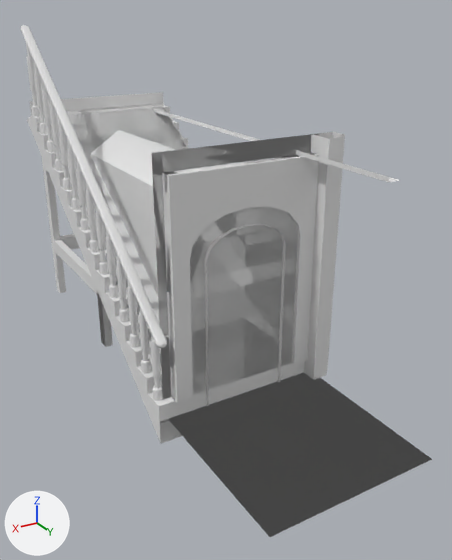
The Blender file Interiors/RevenueHouse/Attic/Interior_RevenueHouse_Attic.blend as it was, and as the next commit left it.
Both versions are drawn from a 50 mm lens placed at (4.44, 5.33, 4.18), pointed at (0.75, -0.81, 1.11). The lights are fixed; the arrows at lower left show +X, +Y and +Z. The older version comes first.

Names of what the first picture shows: 'Interior_RevenueHouse_Attic_CeilingAngleType1', 'Interior_RevenueHouse_Attic_CeilingAngleType4', 'Interior_RevenueHouse_Attic_CeilingAngleWindow', 'Interior_RevenueHouse_Attic_CeilingFlat', 'Interior_RevenueHouse_Attic_Floor', 'Interior_RevenueHouse_Attic_Stairs', 'Interior_RevenueHouse_Attic_WallCorner', 'Interior_RevenueHouse_Attic_WallDoor', 'Interior_RevenueHouse_Attic_WallType1', 'Interior_RevenueHouse_Attic_WallType1Half', 'Interior_RevenueHouse_Attic_WallType2', 'Interior_RevenueHouse_Attic_WallType3' and 2 more.
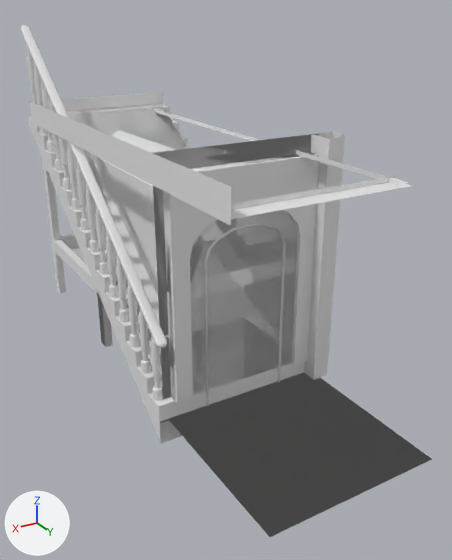
Commit message: Fxied attic stairs

Where the change shows, as pixel boxes [x1, y1, x2, y2] in the pictures (452 x 560 px):
```json
{"object": "Interior_RevenueHouse_Attic_Stairs", "change": "reshaped, modifiers changed", "before": [21, 25, 400, 443], "after": [21, 25, 412, 443]}
{"part": 1, "of": "me_interior_revenuehouse_attic_stairs", "change": "built on", "before": [153, 109, 400, 182], "after": [29, 101, 412, 226]}
```

Scene script edits in JSON lines:
```json
{"block": "me_interior_revenuehouse_attic_stairs", "where": "# used by ob_interior_revenuehouse_attic_stairs; location = (0.0, 0.0, 0.0)"}
{"block": "me_interior_revenuehouse_attic_stairs", "where": "# verts and faces of me_interior_revenuehouse_attic_stairs; kept vertices keep their numbers, new ones are numbered from 1140"}
{"block": "me_interior_revenuehouse_attic_stairs", "where": "# before: 70 (0.3, 1.3, 2.8) at pixel (389, 177), 72 (0.3, 1.3, 2.75) at pixel (388, 182), 74 (0.15, 1.3, 2.75) at pixel (400, 180)"}
{"op": "remove", "block": "me_interior_revenuehouse_attic_stairs", "code": "me_interior_revenuehouse_attic_stairs.from_pydata(...)  # 1140 vertices, 1019 faces; spans x 0.0..2.1, y -4.6..1.3, z -0.3..4.0"}
{"op": "add", "block": "me_interior_revenuehouse_attic_stairs", "code": "me_interior_revenuehouse_attic_stairs.from_pydata(...)  # 1150 vertices, 1022 faces; spans x 0.0..2.1, y -4.6..1.5, z -0.3..4.0"}
{"block": "me_interior_revenuehouse_attic_stairs", "change": "me_interior_revenuehouse_attic_stairs part 1"}
{"op": "add", "block": "me_interior_revenuehouse_attic_stairs", "code": "for i in [70, 72, 74]: verts[i] += (0.0, 0.1, 0.0)"}
{"op": "add", "block": "me_interior_revenuehouse_attic_stairs", "code": "verts[1140] = (0.2, 1.3, 2.8)  # pixel (397, 175)"}
{"op": "add", "block": "me_interior_revenuehouse_attic_stairs", "code": "verts[1141] = (0.2, 1.3, 2.75)  # pixel (396, 181)"}
{"op": "add", "block": "me_interior_revenuehouse_attic_stairs", "code": "verts[1142] = (0.2, 1.5, 2.75)  # pixel (413, 185)"}
{"op": "add", "block": "me_interior_revenuehouse_attic_stairs", "code": "for new, old in zip([1143, 1144, 1145], [1140, 1141, 1142]): verts[new] = verts[old] + (1.9, 0.0, 0.0)"}
{"op": "add", "block": "me_interior_revenuehouse_attic_stairs", "code": "verts[1146] = (2.1, 1.5, 3.0)  # pixel (230, 186)"}
{"op": "add", "block": "me_interior_revenuehouse_attic_stairs", "code": "verts[1147] = (2.1, 1.5, 2.7)  # pixel (230, 225)"}
{"op": "add", "block": "me_interior_revenuehouse_attic_stairs", "code": "verts[1148] = (2.1, -4.0, 3.0)  # pixel (29, 101)"}
{"op": "add", "block": "me_interior_revenuehouse_attic_stairs", "code": "verts[1149] = (2.1, -4.0, 2.7)  # pixel (31, 122)"}
{"op": "add", "block": "me_interior_revenuehouse_attic_stairs", "code": "faces += [(1146, 1147, 1149, 1148), (1140, 1141, 1144, 1143), (1141, 1142, 1145, 1144)]"}
{"op": "remove", "block": "ob_interior_revenuehouse_attic_stairs", "code": "_m = ob_interior_revenuehouse_attic_stairs.modifiers.new('WeightedNormal', 'WEIGHTED_NORMAL')"}
{"op": "remove", "block": "ob_interior_revenuehouse_attic_stairs", "code": "_m.keep_sharp = True"}
```
